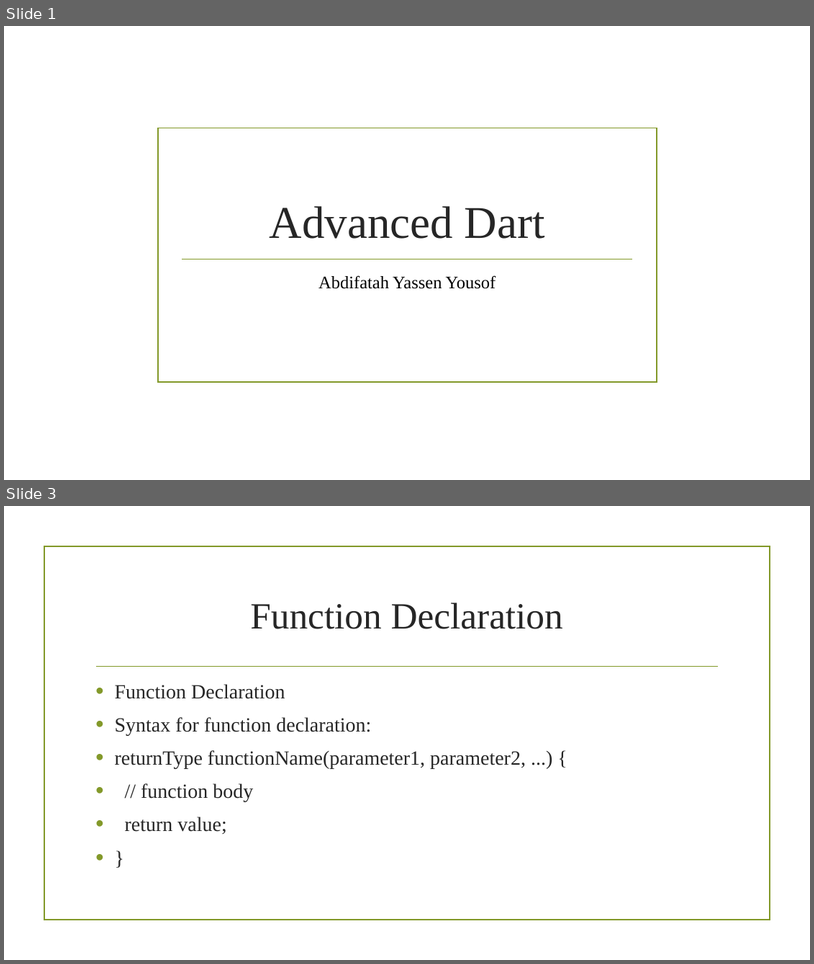
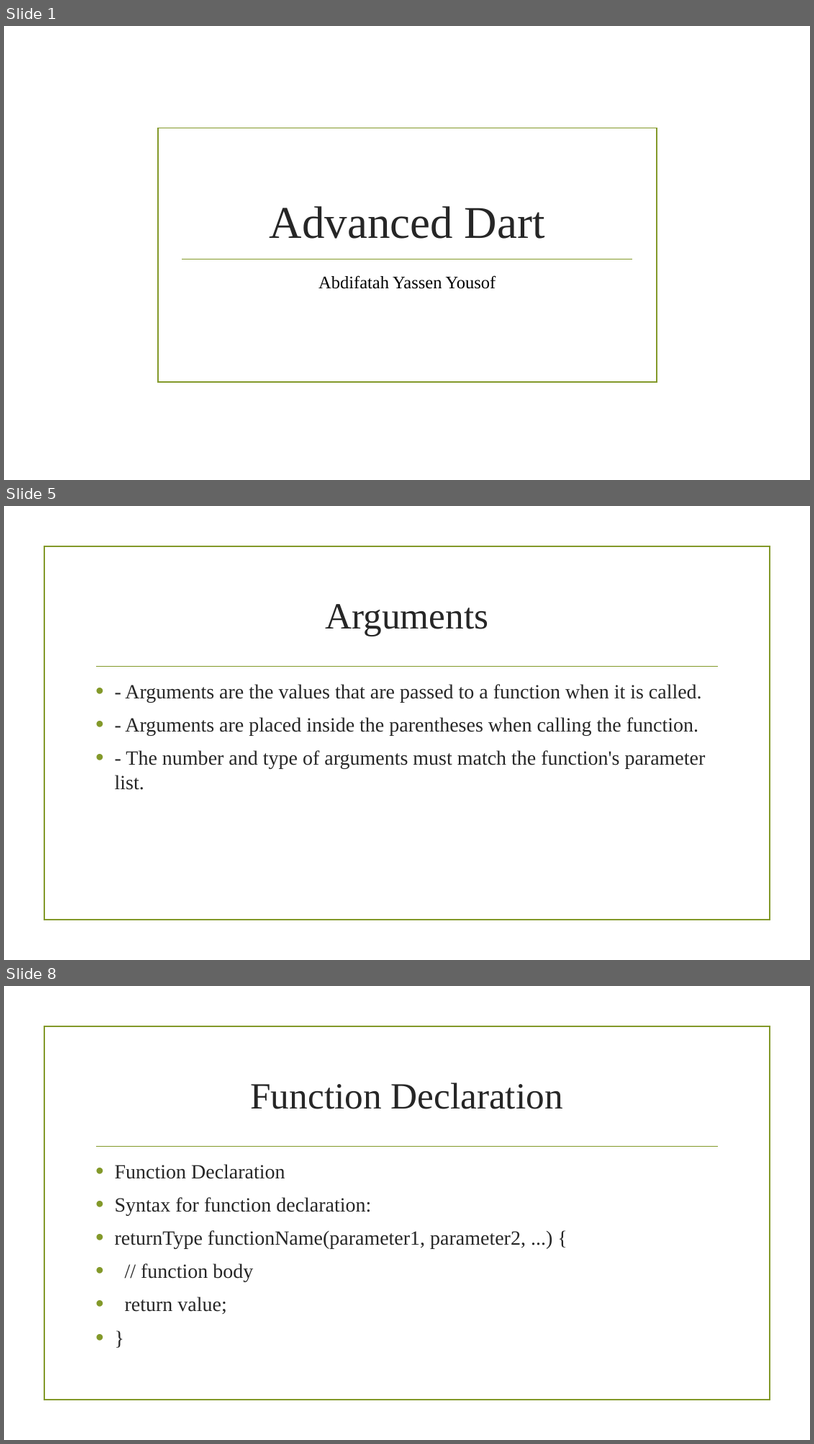
Before and after one commit to AbdifatahYasin1/Flutter-Mobile-Application, a slide deck: Advanced Dart.pptm. Shown one above the other, each under a label of ours: slides 1 and 3 before the commit, slides 1, 5 and 8 after it; the slides between them are not shown. The pictures are 814x964 and 814x1444 pixels, drawn with LibreOffice and Linux fonts; fonts in the diff are those of the drawing; background and template pictures are left out. Boxes give left, top, right and bottom in pixels: in the first picture for what was removed or moved away, otherwise in the second. Text is boxed around its words. In the diff, an @@ line names an element or a change of style, - is before the commit and + after.

```diff
--- a/Advanced Dart.pptm
+++ b/Advanced Dart.pptm
@@ slide 5 added at [4,506,810,960], background picture (left out); not listed: 2 template elements that a slide beside it also shows @@
@@ title added at [325,604,489,636], 44 pt, text #262626 @@
+Arguments
@@ text added at [115,684,706,790], 24 pt, text #262626 @@
+• - Arguments are the values that are passed to a function when it is called.
+• - Arguments are placed inside the parentheses when calling the function.
+• - The number and type of arguments must match the function's parameter list.
@@ what was slide 3 is now slide 8 @@
```
Also in this commit, not shown: 2 slides changed, 3 other slides added.
